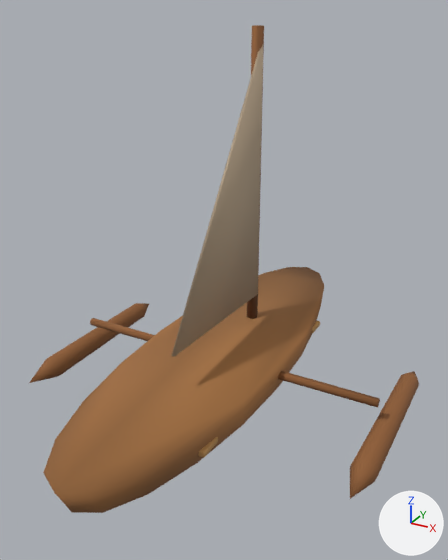
A saved change to the glTF model assets/models/canoe.glb.
The view is the same before and after, from a 50 mm camera at (1.8, -3.2, 2.5) aimed at (0.08, -0.08, 0.94). The axes (+X, +Y, +Z) are drawn at lower right. The lights are the same throughout. The first picture is the older version. Vertices at exactly the same position are counted once.

Script lines for the objects in view, before the commit:
```python
me_canoe = bpy.data.meshes.new('Canoe')
me_canoe.from_pydata(...)  # 412 vertices, 780 faces; spans x -1.23..1.23, y -1.58..1.58, z -0.02..2.4
me_canoe.materials.append(mat_vc)
ob_canoe = bpy.data.objects.new('Canoe', me_canoe)
ob_canoe.location = (0.0, 0.0, 0.0)
```
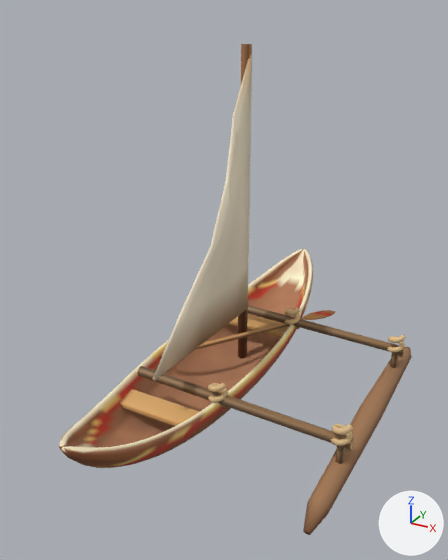
Boxes [x1, y1, x2, y2] around the edits, measured in the pictures (448 x 560 px; the box of a moved part takes in the faces that stretch with it):
'Canoe', reshaped (9% narrower)
    before: [29, 25, 419, 513]
    after: [59, 44, 412, 535]
'Sail_cloth', added (beige)
    after: [152, 53, 252, 381]
part 1 of me_canoe, moved or reshaped
    before: [198, 437, 218, 457]
    after: [120, 389, 200, 426]
part 2 of me_canoe, moved or reshaped
    before: [311, 321, 320, 334]
    after: [228, 315, 289, 337]
part 3 of me_canoe, added (mostly hidden)
    after: [336, 446, 345, 464]
part 4 of me_canoe, added (mostly hidden)
    after: [390, 353, 398, 368]
part 5 of me_canoe, added
    after: [238, 44, 252, 358]
part 6 of me_canoe, rebuilt (10% narrower, 11% shorter)
    before: [43, 267, 324, 513]
    after: [59, 249, 313, 468]
part 7 of me_canoe, deleted
    before: [29, 25, 380, 408]
part 8 of me_canoe, built on
    before: [350, 371, 419, 499]
    after: [137, 305, 412, 535]

Patch to the scene script:
```diff
--- a/assets/models/canoe.glb.py
+++ b/assets/models/canoe.glb.py
@@ me_canoe @@
 # used by ob_canoe; location = (0.0, 0.0, 0.0)
-me_canoe.from_pydata(...)  # 412 vertices, 780 faces; spans x -1.23..1.23, y -1.58..1.58, z -0.02..2.4
+me_canoe.from_pydata(...)  # 3246 vertices, 6336 faces; spans x -0.36..1.12, y -1.49..1.49, z 0.1..2.3
+# me_canoe part 1: the loose piece of 56 vertices spanning x -0.4..0.4, y -0.88..-0.72, z 0.26..0.3 is scaled about its middle by (0.697, 1.01, 0.875), then moved by (0.0, 0.1, 0.05)
+# me_canoe part 2: the loose piece of 56 vertices spanning x -0.4..0.4, y 0.72..0.88, z 0.26..0.3 is scaled about its middle by (0.697, 1.01, 0.875), then moved by (0.0, -0.25, 0.05)
+# me_canoe part 3: a new loose piece, an 8-sided cylinder along z spanning x 1.028..1.072, y -0.572..-0.528, z 0.22..0.41, in mat_vc
+# me_canoe part 4: a new loose piece, an 8-sided cylinder along z spanning x 1.028..1.072, y 0.528..0.572, z 0.22..0.41, in mat_vc
+# me_canoe part 5: a new loose piece, an 8-sided cut cone along z (radius 0.035 at the low end, 0.033 at the high end) spanning x -0.035..0.035, y 0.315..0.385, z 0.15..2.3, in mat_vc
+# me_canoe part 6: the loose piece of 61 vertices spanning x -0.47..0.47, y -1.58..1.58, z -0.02..0.41 is rebuilt with 2194 vertices and now spans x -0.36..0.36, y -1.49..1.49, z 0.1..0.61
+# me_canoe part 7: 6 loose pieces with 156 vertices, spanning x -1.23..1.1, y -0.64..0.8, z 0.04..2.4, are deleted
+# me_canoe part 8: 83 vertices removed from x -0.43..1.23, y -1.48..1.48, z 0.02..0.39; 892 vertices added at x -0.31..1.12, y -1.0..1.0, z 0.14..0.54
 me_canoe.materials.append(mat_vc)
@@ me_sail_cloth_001 @@
+me_sail_cloth_001.from_pydata(...)  # 42 vertices, 80 faces; spans x 0.02..0.15, y -0.8..0.35, z 0.55..2.25
+me_sail_cloth_001.materials.append(mat_vc)
@@ ob_sail_cloth @@
+ob_sail_cloth = bpy.data.objects.new('Sail_cloth', me_sail_cloth_001)
+ob_sail_cloth.location = (0.0, 0.0, 0.0)
```
